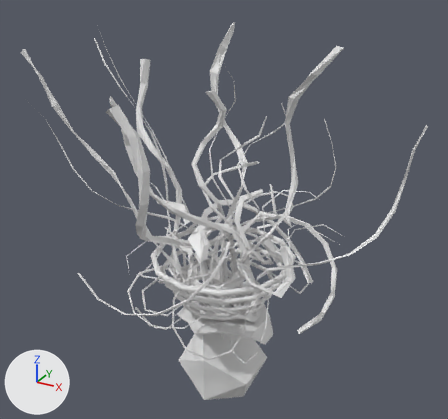
What one commit did to the OBJ model Assets/Models/Shoulder/epaule_0019.obj.
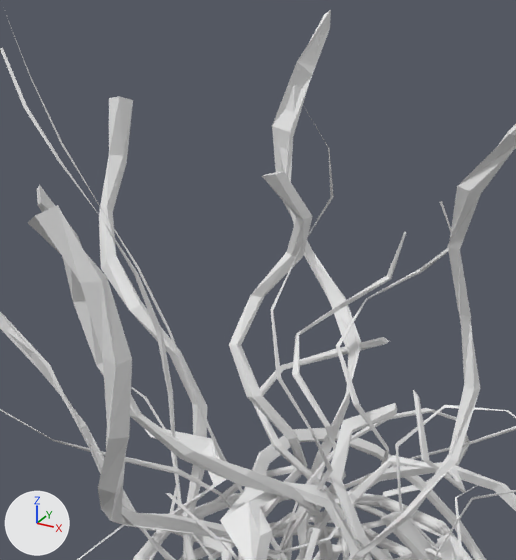
Old and new are each drawn whole from a camera (50 mm lens) standing at (0.894, -1.618, 1.186) and looking at (-0.02, 0.044, 0.355) and again close up on the part from 21% to 70% of the width and 4% to 61% of the height. Arrows for +X, +Y and +Z are at lower left; the lights stay in place. Where no turn or scale is listed for an object, it has been applied to the vertices. Vertices at the same position are counted once.

The older version as bpy lines, for what is in view:
```python
me_epaule_0019 = bpy.data.meshes.new('epaule_0019')
me_epaule_0019.from_pydata(...)  # 2457 vertices, 4143 faces; spans x -0.665..0.598, y -0.467..0.488, z -0.353..0.961
ob_epaule_0019 = bpy.data.objects.new('epaule_0019', me_epaule_0019)
ob_epaule_0019.location = (0.0, 0.0, 0.0)
```
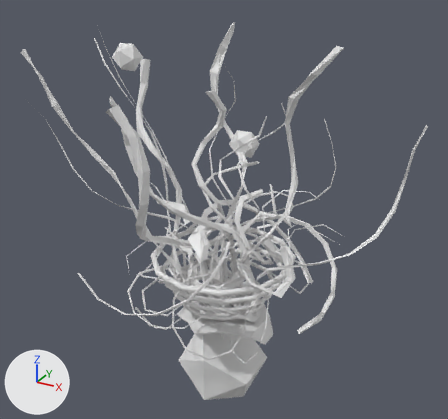
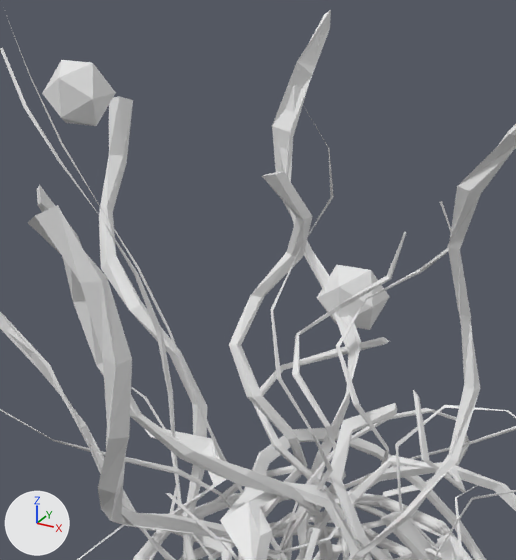
Where the change shows, as pixel boxes [x1, y1, x2, y2] in the close-ups (516 x 560 px):
part 1 of me_epaule_0019, added: after [317, 265, 389, 330]
part 2 of me_epaule_0019, added: after [42, 60, 116, 126]

The change, as a list of edits to the scene's bpy script:
```text
Change me_epaule_0019:
    where me_epaule_0019.from_pydata(...)  # 2457 vertices, 4143 faces; spans x -0.665..0.598, y -0.467..0.488, z -0.353..0.961
    used by ob_epaule_0019; location = (0.0, 0.0, 0.0)
    me_epaule_0019 part 1: a new loose piece, an icosphere of 20 faces spanning x -0.152..-0.054, y 0.301..0.399, z 0.435..0.534
    me_epaule_0019 part 2: a new loose piece, an icosphere of 20 faces spanning x -0.389..-0.305, y -0.043..0.042, z 0.792..0.877
```
